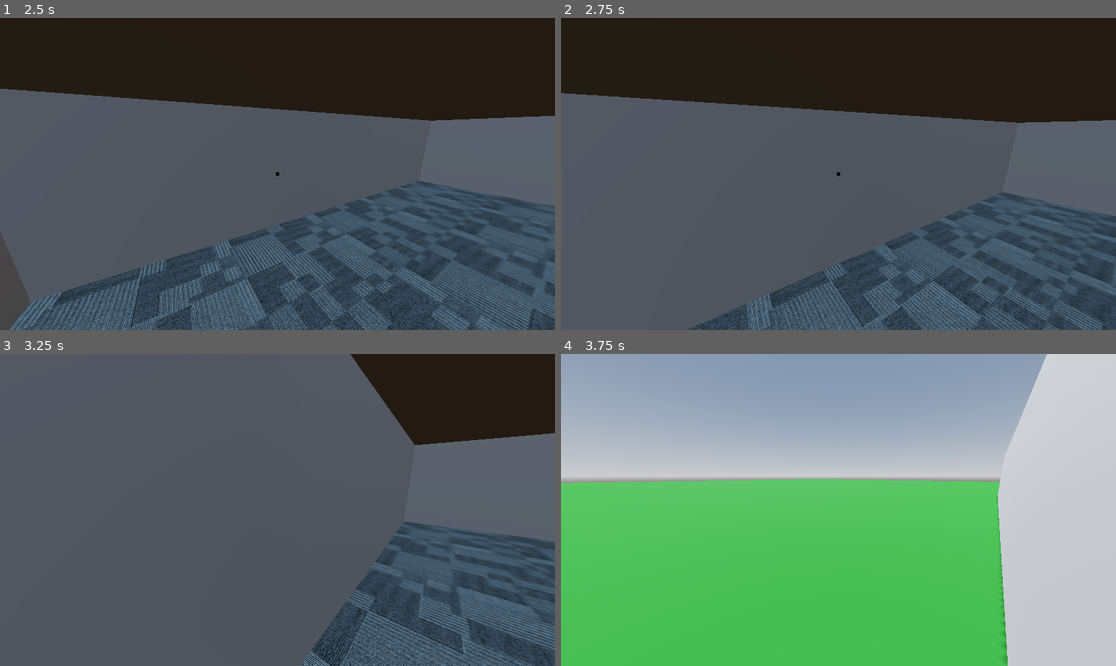
Above: before the commit, frames 1-4 (two rows, left to right).
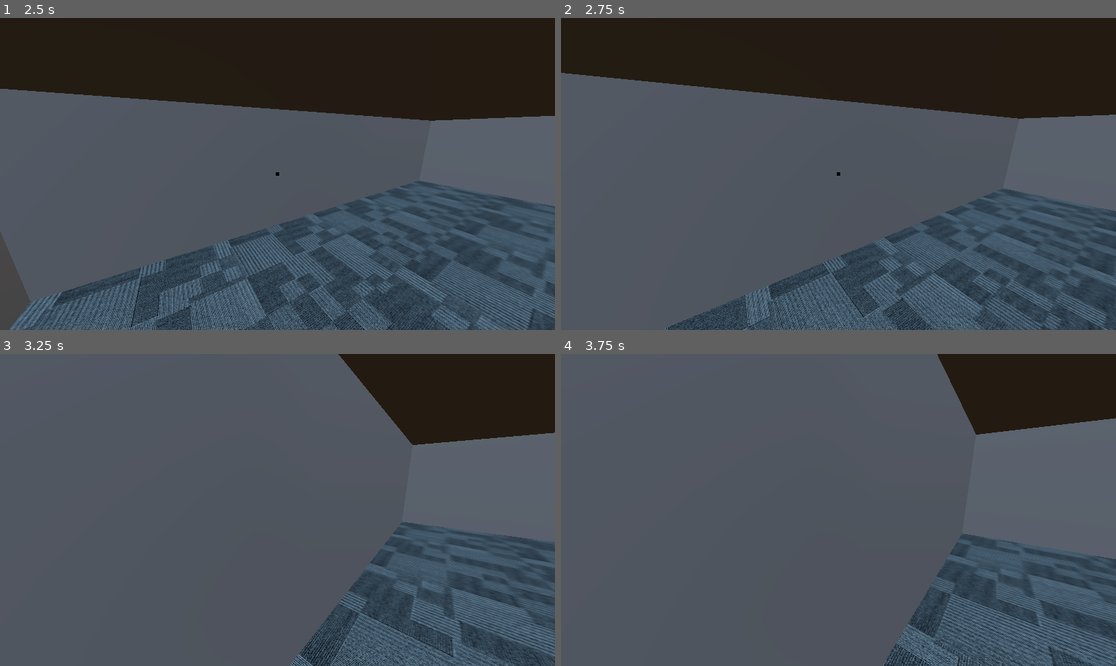
Above: after the commit, the same moments.

Repository: mitchglitchisdabestg/trust-no.-1game-jam
Game: Godot game, scene res://Scenes/main_menu/main_menu.tscn
Same seed, same stepped clock (60 frames per second), same inputs: the game is played once before the commit and once after it.
Inputs (mouse positions are in pixels of both pictures, inside the frame that each line leads up to):
- Up to frame 1 (2.5 s): click "New Game" at 0.5 s; move the mouse to (305, 174) at 1.27 s; hold C (Crouch) 1.28-2.03 s; hold W (Up) from 1.28 s (still down); tap Space (Jump) at 1.52, 2.27 s; move the mouse to (249, 174) at 2.02 s; tap E (Interact) at 2.1 s
- Up to frame 2 (2.75 s): keep holding W (Up)
- Up to frame 3 (3.25 s): keep holding W (Up); move the mouse to (288, 503) at 2.77 s; hold Ctrl (MouseLock) from 2.78 s (still down)
- Up to frame 4 (3.75 s): keep holding W (Up); move the mouse to (810, 572) at 3.52 s; release Ctrl (MouseLock) at 3.53 s; tap Shift (Sprint) at 3.6 s

Frame 1 is identical in both runs. In frame 2, 12% of the frame differs, in the area x 0-100%, y 17-100%; in frame 3, 4.9%; in frame 4, 100%, in the area x 0-100%, y 0-100%.

Commit message:
added collision to the csg boxes that im using to make the map

Diff:
--- a/Scenes/world/world.tscn
+++ b/Scenes/world/world.tscn
@@ -104,46 +104,57 @@
 
 [node name="CSGBox3D" type="CSGBox3D" parent="Prototyping" unique_id=1174656672]
 transform = Transform3D(1, 0, 0, 0, 0.5586773, 0, 0, 0, 1, 15.180981, 1.5329016, -2.6272657)
+use_collision = true
 size = Vector3(6.715088, 5.5600586, 0.47729492)
 
 [node name="CSGBox3D2" type="CSGBox3D" parent="Prototyping" unique_id=2093011890]
 transform = Transform3D(1, 0, 0, 0, 0.5586773, 0, 0, 0, 1, 15.5549755, 1.5143459, 9.8544855)
+use_collision = true
 size = Vector3(6.715088, 5.5600586, 0.47729492)
 
 [node name="CSGBox3D3" type="CSGBox3D" parent="Prototyping" unique_id=1510328827]
 transform = Transform3D(-0.044386625, 0, 0.99901444, 0, 0.5586773, 0, -0.99901444, 0, -0.044386625, 12.06895, 1.562398, 0.106212705)
+use_collision = true
 size = Vector3(5.1373444, 5.7127686, 0.47729492)
 
 [node name="CSGBox3D5" type="CSGBox3D" parent="Prototyping" unique_id=2131238586]
 transform = Transform3D(-0.044386625, 0, 0.99901444, 0, 0.5586773, 0, -0.99901444, 0, -0.044386625, 12.4037285, 1.562398, 7.484094)
+use_collision = true
 size = Vector3(5.0991364, 5.7127686, 0.47729492)
 
 [node name="CSGBox3D6" type="CSGBox3D" parent="Prototyping" unique_id=1944773569]
 transform = Transform3D(-0.044386625, 0, 0.99901444, 0, 0.5586773, 0, -0.99901444, 0, -0.044386625, 12.2353525, 2.9459054, 3.8371432)
+use_collision = true
 size = Vector3(3.437107, 0.5420532, 0.47729492)
 
 [node name="CSGBox3D4" type="CSGBox3D" parent="Prototyping" unique_id=509907159]
 transform = Transform3D(-0.044386625, 0, 0.99901444, 0, 0.5586773, 0, -0.99901444, 0, -0.044386625, 24.799204, 1.562398, 0.25963533)
+use_collision = true
 size = Vector3(5.4444923, 5.7127686, 0.47729492)
 
 [node name="CSGBox3D7" type="CSGBox3D" parent="Prototyping" unique_id=1560320695]
 transform = Transform3D(-0.044386625, 0, 0.99901444, 0, 0.5586773, 0, -0.99901444, 0, -0.044386625, 25.129763, 1.6175022, 7.5425425)
+use_collision = true
 size = Vector3(4.9821243, 5.7127686, 0.47729492)
 
 [node name="CSGBox3D8" type="CSGBox3D" parent="Prototyping" unique_id=1967348245]
 transform = Transform3D(-0.044386625, 0, 0.99901444, 0, 0.5586773, 0, -0.99901444, 0, -0.044386625, 24.968658, 2.9046724, 3.8371432)
+use_collision = true
 size = Vector3(3.437107, 0.5420532, 0.47729492)
 
 [node name="CSGBox3D9" type="CSGBox3D" parent="Prototyping" unique_id=1848127161]
 transform = Transform3D(1, 0, 0, 0, 0.5586773, 0, 0, 0, 1, 21.424656, 1.5329016, -2.6272657)
+use_collision = true
 size = Vector3(6.715088, 5.5600586, 0.47729492)
 
 [node name="CSGBox3D10" type="CSGBox3D" parent="Prototyping" unique_id=2075715108]
 transform = Transform3D(1, 0, 0, 0, 0.5586773, 0, 0, 0, 1, 21.79865, 1.5143459, 9.8544855)
+use_collision = true
 size = Vector3(6.715088, 5.5600586, 0.47729492)
 
 [node name="Roof" type="CSGBox3D" parent="Prototyping" unique_id=1271726947]
 transform = Transform3D(-0.016562432, -0.5586005, 6.951722e-09, -4.3034003e-08, 4.282553e-09, 0.99999976, -0.99986285, 0.009253052, -4.3155048e-08, 18.58522, 3, 3.6724463)
+use_collision = true
 size = Vector3(12.527718, 22.804806, 0.27563477)
 
 [node name="CSGBox3D12" type="CSGBox3D" parent="Prototyping" unique_id=1120740182]
@@ -154,46 +165,57 @@
 
 [node name="CSGBox3D11" type="CSGBox3D" parent="Prototyping" unique_id=584805782]
 transform = Transform3D(1, 0, 0, 0, 0.5586773, 0, 0, 0, 1, 27.905994, 1.5329016, -2.6272657)
+use_collision = true
 size = Vector3(6.715088, 5.5600586, 0.47729492)
 
 [node name="CSGBox3D13" type="CSGBox3D" parent="Prototyping" unique_id=390814245]
 transform = Transform3D(1, 0, 0, 0, 0.5586773, 0, 0, 0, 1, 28.27999, 1.5143459, 9.8544855)
+use_collision = true
 size = Vector3(6.715088, 5.5600586, 0.47729492)
 
 [node name="CSGBox3D14" type="CSGBox3D" parent="Prototyping" unique_id=1569982793]
 transform = Transform3D(-0.044386625, 0, 0.99901444, 0, 0.5586773, 0, -0.99901444, 0, -0.044386625, 24.782274, 1.562398, -0.15688682)
+use_collision = true
 size = Vector3(4.610626, 5.7127686, 0.47729492)
 
 [node name="CSGBox3D15" type="CSGBox3D" parent="Prototyping" unique_id=1226005666]
 transform = Transform3D(-0.044386625, 0, 0.99901444, 0, 0.5586773, 0, -0.99901444, 0, -0.044386625, 25.139584, 1.562398, 7.7281084)
+use_collision = true
 size = Vector3(4.610626, 5.7127686, 0.47729492)
 
 [node name="CSGBox3D16" type="CSGBox3D" parent="Prototyping" unique_id=456049528]
 transform = Transform3D(-0.044386625, 0, 0.99901444, 0, 0.5586773, 0, -0.99901444, 0, -0.044386625, 24.98442, 2.9366906, 3.8371432)
+use_collision = true
 size = Vector3(3.437107, 0.5420532, 0.47729492)
 
 [node name="CSGBox3D17" type="CSGBox3D" parent="Prototyping" unique_id=2141667064]
 transform = Transform3D(-0.044386625, 0, 0.99901444, 0, 0.5586773, 0, -0.99901444, 0, -0.044386625, 37.516003, 1.562398, 0.07474959)
+use_collision = true
 size = Vector3(5.074356, 5.7127686, 0.47729492)
 
 [node name="CSGBox3D18" type="CSGBox3D" parent="Prototyping" unique_id=2049292987]
 transform = Transform3D(-0.044386625, 0, 0.99901444, 0, 0.5586773, 0, -0.99901444, 0, -0.044386625, 37.85127, 1.562398, 7.4636064)
+use_collision = true
 size = Vector3(5.140152, 5.7127686, 0.47729492)
 
 [node name="CSGBox3D19" type="CSGBox3D" parent="Prototyping" unique_id=803744156]
 transform = Transform3D(-0.044386625, 0, 0.99901444, 0, 0.5586773, 0, -0.99901444, 0, -0.044386625, 37.67069, 2.8923287, 3.8371432)
+use_collision = true
 size = Vector3(3.437107, 0.5420532, 0.47729492)
 
 [node name="CSGBox3D20" type="CSGBox3D" parent="Prototyping" unique_id=1896148733]
 transform = Transform3D(1, 0, 0, 0, 0.5586773, 0, 0, 0, 1, 34.14967, 1.5329016, -2.6272657)
+use_collision = true
 size = Vector3(6.715088, 5.5600586, 0.47729492)
 
 [node name="CSGBox3D21" type="CSGBox3D" parent="Prototyping" unique_id=849724830]
 transform = Transform3D(1, 0, 0, 0, 0.5586773, 0, 0, 0, 1, 34.523663, 1.5143459, 9.8544855)
+use_collision = true
 size = Vector3(6.715088, 5.5600586, 0.47729492)
 
 [node name="Roof2" type="CSGBox3D" parent="Prototyping" unique_id=12296402]
 transform = Transform3D(-0.016562432, -0.5586005, 6.951722e-09, -4.3034003e-08, 4.282553e-09, 0.99999976, -0.99986285, 0.009253052, -4.3155048e-08, 31.310234, 3, 3.6724463)
+use_collision = true
 size = Vector3(12.527718, 22.804806, 0.27563477)
 
 [node name="CSGBox3D22" type="CSGBox3D" parent="Prototyping" unique_id=1182301362]
